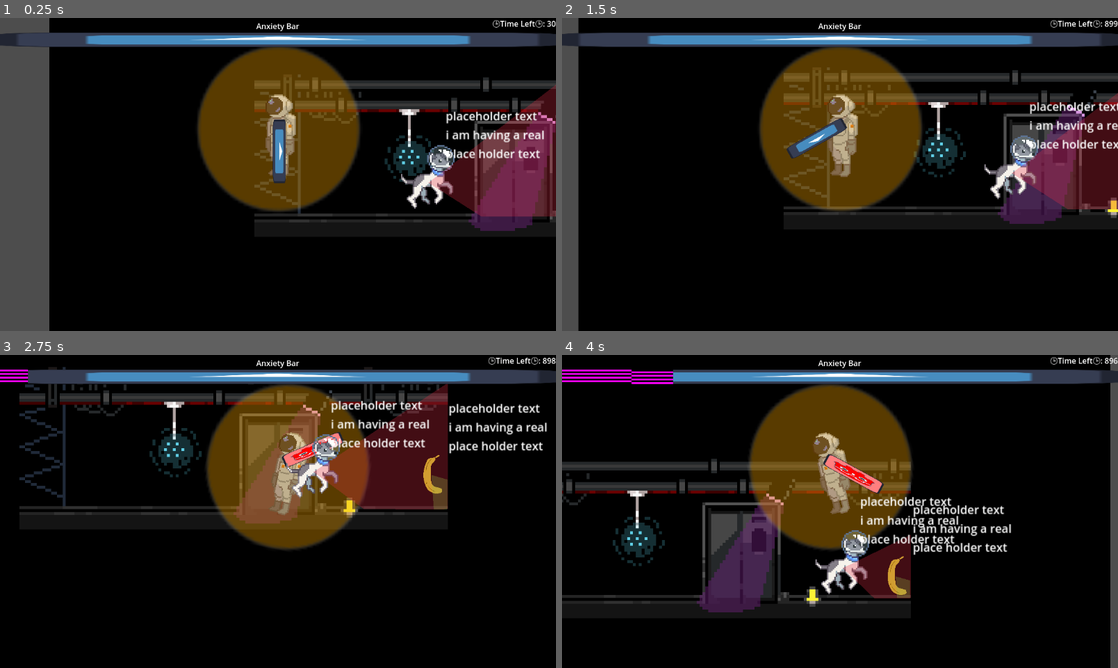
Above: before the commit, frames 1-4 (two rows, left to right).
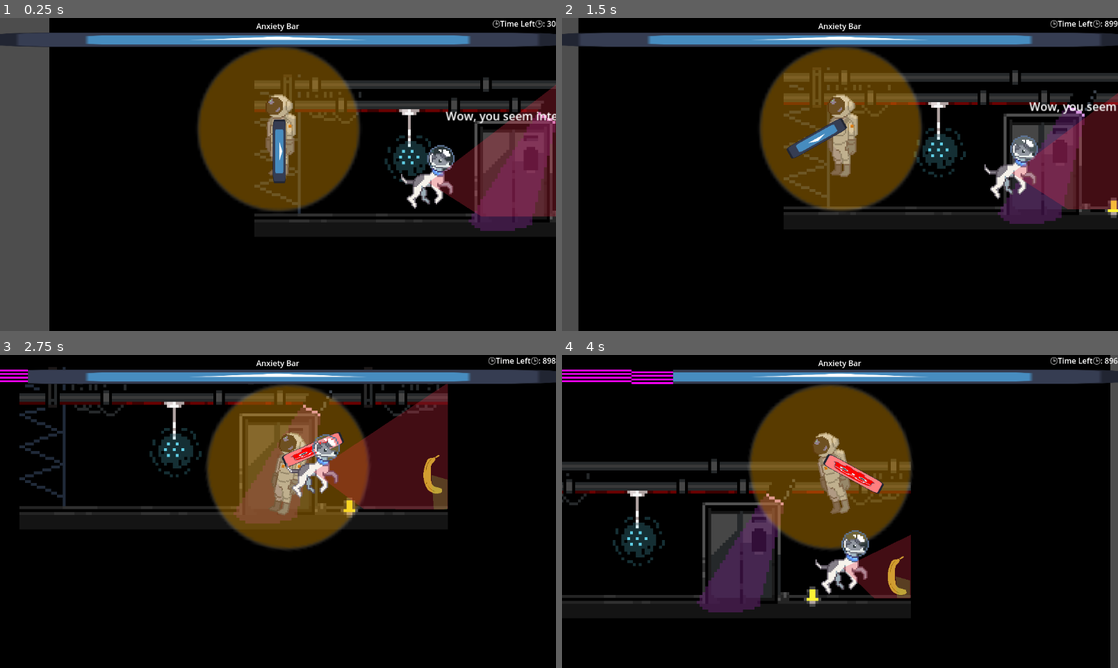
Above: after the commit, the same moments.

Repository: PiotrusWatson/last_party
Game: Godot game, scene res://worlds/piotrus_scene.tscn
Same seed, same stepped clock (60 frames per second), same inputs: the game is played once before the commit and once after it. The engine's default icon, where the game draws it, is replaced by a stand-in: a white triangle on a blue panel in a dark square.
Inputs (mouse positions are in pixels of both pictures, inside the frame that each line leads up to):
- Up to frame 1 (0.25 s): no input
- Up to frame 2 (1.5 s): move the mouse to (962, 158) at 0.52 s; press the mouse at (962, 158) at 0.53 s; move the mouse to (728, 190) at 1.27 s; release the mouse at (728, 190) at 1.28 s; click (728, 190) at 1.35 s
- Up to frame 3 (2.75 s): move the mouse to (333, 442) at 2.02 s; press the mouse at (333, 442) at 2.03 s
- Up to frame 4 (4 s): move the mouse to (812, 574) at 2.77 s; release the mouse at (812, 574) at 2.78 s; click (812, 574) at 2.85 s; move the mouse to (1006, 558) at 3.52 s; press the mouse at (1006, 558) at 3.53 s

The runs differ from the first frame. In frame 1, 0.9% of the frame differs, in the area x 80-100%, y 29-46%; in frame 2, 0.8%; in frame 3, 1.7%; in frame 4, 1.7%, in the area x 53-81%, y 45-64%.

Commit message:
added some dodgy dialogue

Diff:
--- a/prefabs/partygoer/partygoer.gd
+++ b/prefabs/partygoer/partygoer.gd
@@ -7,6 +7,7 @@
 @onready var state_machine = $StateMachine
 @onready var direction_timer = $Timers/ChangeDirectionTimer
 @onready var boredom_timer = $Timers/BoredomTimer
+@onready var dialogue_displayer = $DialogueDisplayer
 
 var target: Node2D
 var cone_rotation_offset
@@ -50,3 +51,8 @@
 func _on_boredom_timer_timeout() -> void:
 	if state_machine.state.has_method("handle_boredom_tick"):
 		state_machine.state.handle_boredom_tick()
+
+
+func _on_dialogue_displayer_finished_showing_text() -> void:
+	if state_machine.state.has_method("handle_finished_dialogue"):
+		state_machine.state.handle_finished_dialogue()
--- a/prefabs/partygoer/partygoer.tscn
+++ b/prefabs/partygoer/partygoer.tscn
@@ -8,6 +8,7 @@
 [ext_resource type="Script" path="res://prefabs/partygoer/states/idle.gd" id="6_mjqa1"]
 [ext_resource type="Script" path="res://prefabs/partygoer/states/approaching.gd" id="7_jk8li"]
 [ext_resource type="Script" path="res://prefabs/partygoer/states/chatting.gd" id="8_r3y4m"]
+[ext_resource type="Script" path="res://prefabs/partygoer/show_dialogue.gd" id="9_1flnt"]
 
 [sub_resource type="CapsuleShape2D" id="CapsuleShape2D_kjoc1"]
 
@@ -53,7 +54,7 @@
 
 [node name="BoredomTimer" type="Timer" parent="Timers"]
 
-[node name="Label" type="Label" parent="."]
+[node name="DialogueDisplayer" type="Label" parent="."]
 offset_left = 12.0
 offset_top = -52.0
 offset_right = 149.0
@@ -62,9 +63,16 @@
 text = "placeholder text
 i am having a real
 place holder text "
+script = ExtResource("9_1flnt")
 metadata/_edit_use_anchors_ = true
+
+[node name="FadeTimer" type="Timer" parent="DialogueDisplayer"]
+wait_time = 2.0
+one_shot = true
 
 [connection signal="entered_vision_cone" from="VisionCone2D" to="." method="_on_vision_cone_2d_entered_vision_cone"]
 [connection signal="exited_vision_cone" from="VisionCone2D" to="." method="_on_vision_cone_2d_exited_vision_cone"]
 [connection signal="timeout" from="Timers/ChangeDirectionTimer" to="." method="_on_change_direction_timer_timeout"]
 [connection signal="timeout" from="Timers/BoredomTimer" to="." method="_on_boredom_timer_timeout"]
+[connection signal="finished_showing_text" from="DialogueDisplayer" to="." method="_on_dialogue_displayer_finished_showing_text"]
+[connection signal="timeout" from="DialogueDisplayer/FadeTimer" to="DialogueDisplayer" method="_on_fade_timer_timeout"]
--- /dev/null
+++ b/prefabs/partygoer/show_dialogue.gd
@@ -0,0 +1,16 @@
+extends Label
+
+signal finished_showing_text
+@onready var fade_timer = $FadeTimer
+
+func _ready() -> void:
+	visible = false
+
+func display_text(text_to_show):
+	text = text_to_show
+	visible = true
+	fade_timer.start()
+
+func _on_fade_timer_timeout() -> void:
+	finished_showing_text.emit()
+	visible = false
--- a/prefabs/partygoer/states/idle.gd
+++ b/prefabs/partygoer/states/idle.gd
@@ -24,7 +24,9 @@
 
 
 func exit():
+	partygoer.dialogue_displayer.display_text(Dialogues.greetings.pick_random())
 	partygoer.direction_timer.stop()
+
 
 func set_colour_off_type_of_partier(body):
 	if body.is_in_group("Player"):
--- a/project.godot
+++ b/project.godot
@@ -18,6 +18,7 @@
 [autoload]
 
 Globals="*res://scripts/globals.gd"
+Dialogues="*res://scripts/dialogues.gd"
 
 [display]
 
--- a/scripts/dialogues.gd
+++ b/scripts/dialogues.gd
@@ -16,7 +16,9 @@
 
 var rants = [
 	"Did you know that the British Rail Class 58 had a brief stint in Spain in 2000?",
-	"I can't believe my coworker told me"
+	"I can't believe Jenny from HR! I asked her for time off and she said it wasn't her business but",
+	"What an insane display last night from Borbington! A magician with the ball I can't believe the ref banned him",
+	"woa"
 ]
 
 var responses = [
@@ -24,5 +26,6 @@
 	"Yeah...",
 	"Wow...",
 	"Really!!!",
-	"Insane..."
+	"Insane...",
+	"That's so interesting..."
 ]
Not shown: 1 places in prefabs/partygoer/partygoer.tscn that only renumber resources
